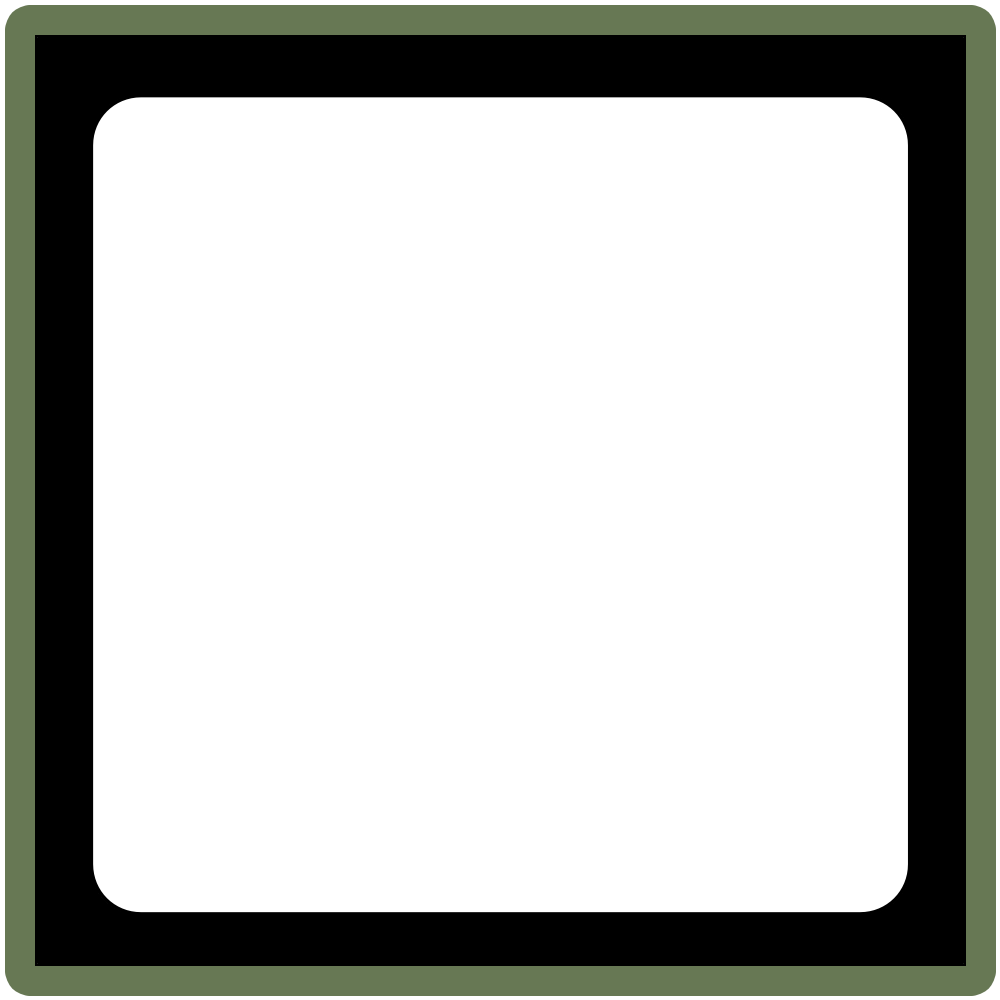
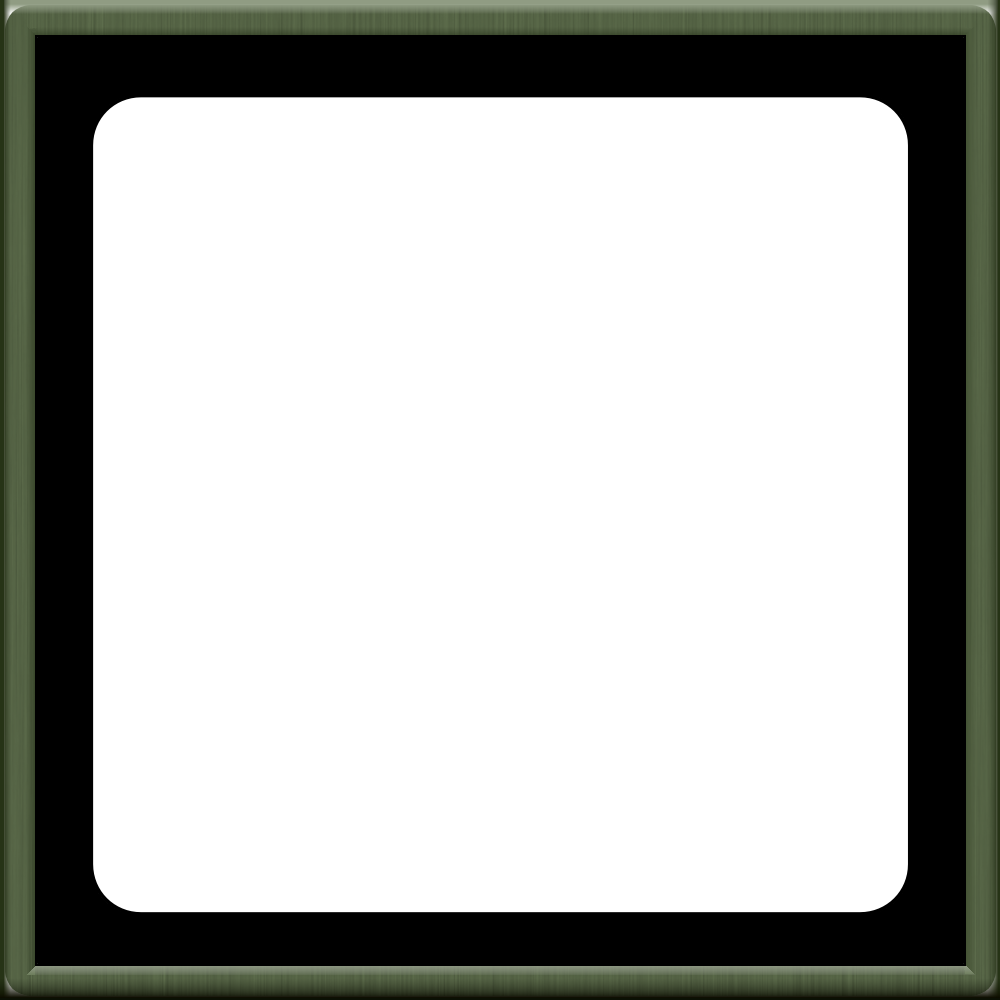
Revision of a layered w=1000, h=1000 image; what changed, layer by layer:
added layer "Layer 6" above "Layer 5" over [0,0,1000,1000]
added layer "Layer 4" above "Layer 8(pasted)" over [0,0,1000,1000]
added layer "Layer 8(pasted)" (other) above "Layer 3" over [0,0,1000,1000]
